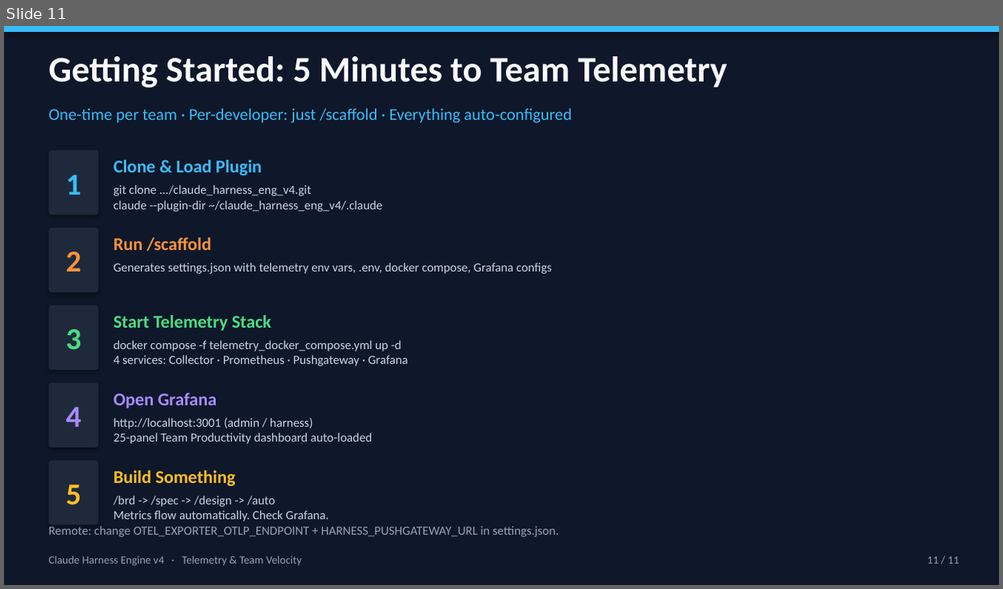
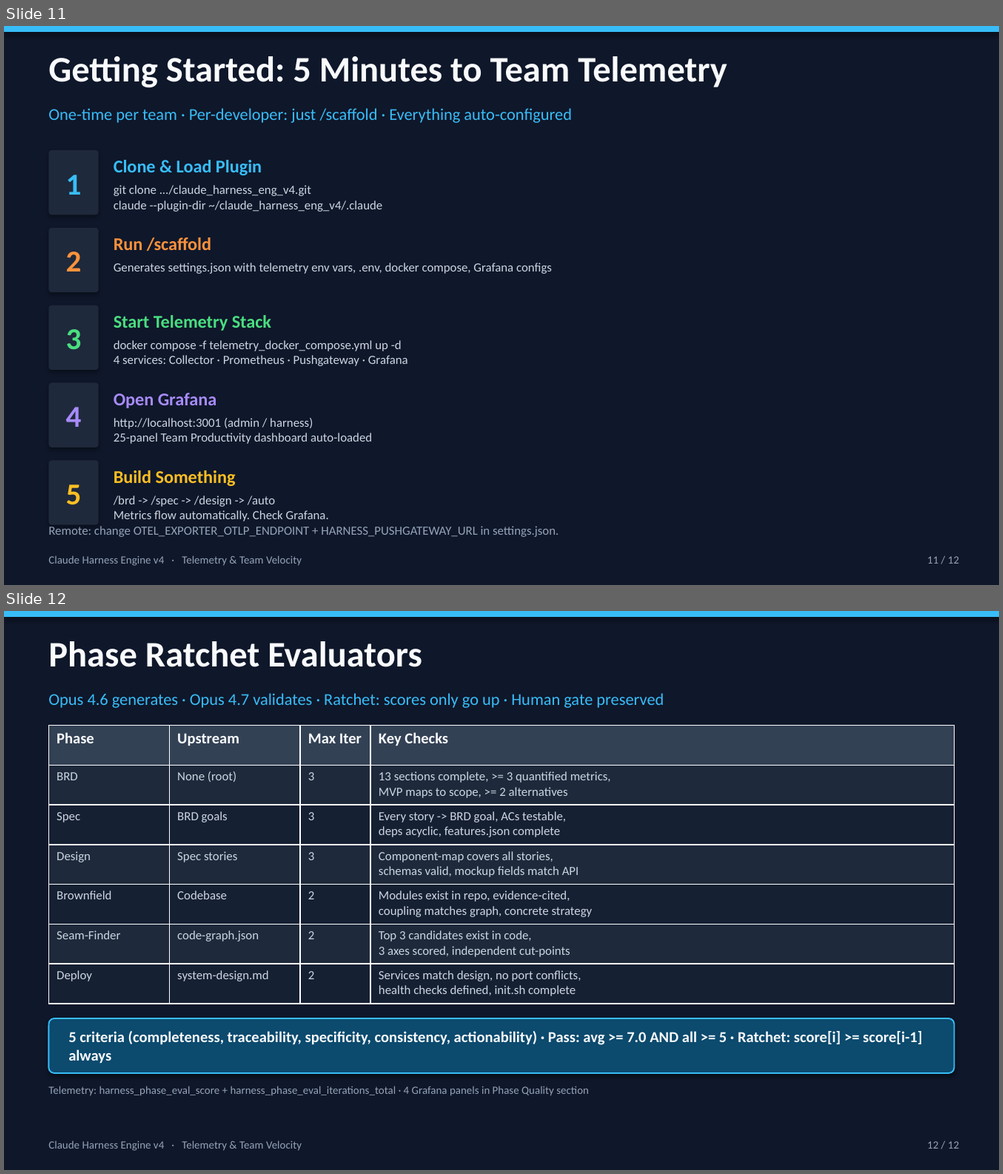
Before and after one commit to cwijayasundara/claude_harness_eng_v6, a slide deck: matrices.pptx. Shown one above the other, each under a label of ours: slide 11 before the commit, slides 11 and 12 after it. The pictures are 1003x589 and 1003x1174 pixels, drawn with LibreOffice and Linux fonts; fonts in the diff are those of the drawing. Boxes give left, top, right and bottom in pixels: in the first picture for what was removed or moved away, otherwise in the second. Text is boxed around its words. In the diff, an @@ line names an element or a change of style, - is before the commit and + after.

```diff
--- a/matrices.pptx
+++ b/matrices.pptx
@@ slide 12 added at (4, 611, 999, 1170), background #FFFFFF @@
@@ rectangle added at (4, 611, 999, 1170), fill #0F172A @@
@@ rectangle added at (4, 611, 999, 617), fill #38BDF8 @@
@@ text added at (48, 641, 422, 667), 26 pt, text #F8FAFC, bold @@
+Phase Ratchet Evaluators
@@ text added at (48, 693, 663, 708), 12 pt, text #38BDF8 @@
+Opus 4.6 generates · Opus 4.7 validates · Ratchet: scores only go up · Human gate preserved
@@ table added at (48, 726, 953, 1004), 7 rows, 4 columns @@
+Phase | Upstream | Max Iter | Key Checks
+BRD | None (root) | 3 | 13 sections complete, >= 3 quantified metrics, MVP maps to scope, >= 2 alternatives
+Spec | BRD goals | 3 | Every story -> BRD goal, ACs testable, deps acyclic, features.json complete
+Design | Spec stories | 3 | Component-map covers all stories, schemas valid, mockup fields match API
+Brownfield | Codebase | 2 | Modules exist in repo, evidence-cited, coupling matches graph, concrete strategy
+Seam-Finder | code-graph.json | 2 | Top 3 candidates exist in code, 3 axes scored, independent cut-points
+Deploy | system-design.md | 2 | Services match design, no port conflicts, health checks defined, init.sh complete
@@ rounded rectangle added at (48, 1019, 954, 1073), fill #0C4A6E, outline #38BDF8 1 pt @@
@@ text added at (68, 1031, 922, 1064), 11 pt, text #F8FAFC, bold @@
+5 criteria (completeness, traceability, specificity, consistency, actionability) · Pass: avg >= 7.0 AND all >= 5 · Ratchet: score[i] >= score[i-1] always
@@ text added at (48, 1086, 589, 1096), 8 pt, text #94A3B8 @@
+Telemetry: harness_phase_eval_score + harness_phase_eval_iterations_total · 4 Grafana panels in Phase Quality section
@@ text added at (48, 1141, 301, 1151), 8 pt, text #94A3B8 @@
+Claude Harness Engine v4 · Telemetry & Team Velocity
@@ text added at (927, 1142, 959, 1149), 8 pt, text #94A3B8 @@
+12 / 12
@@ slide 11 changed as well @@
@@ text at (927, 557, 959, 564): text changed @@
-11 / 11
+11 / 12
```
Also in this commit, not shown: 10 other slides changed, 2 other files.
